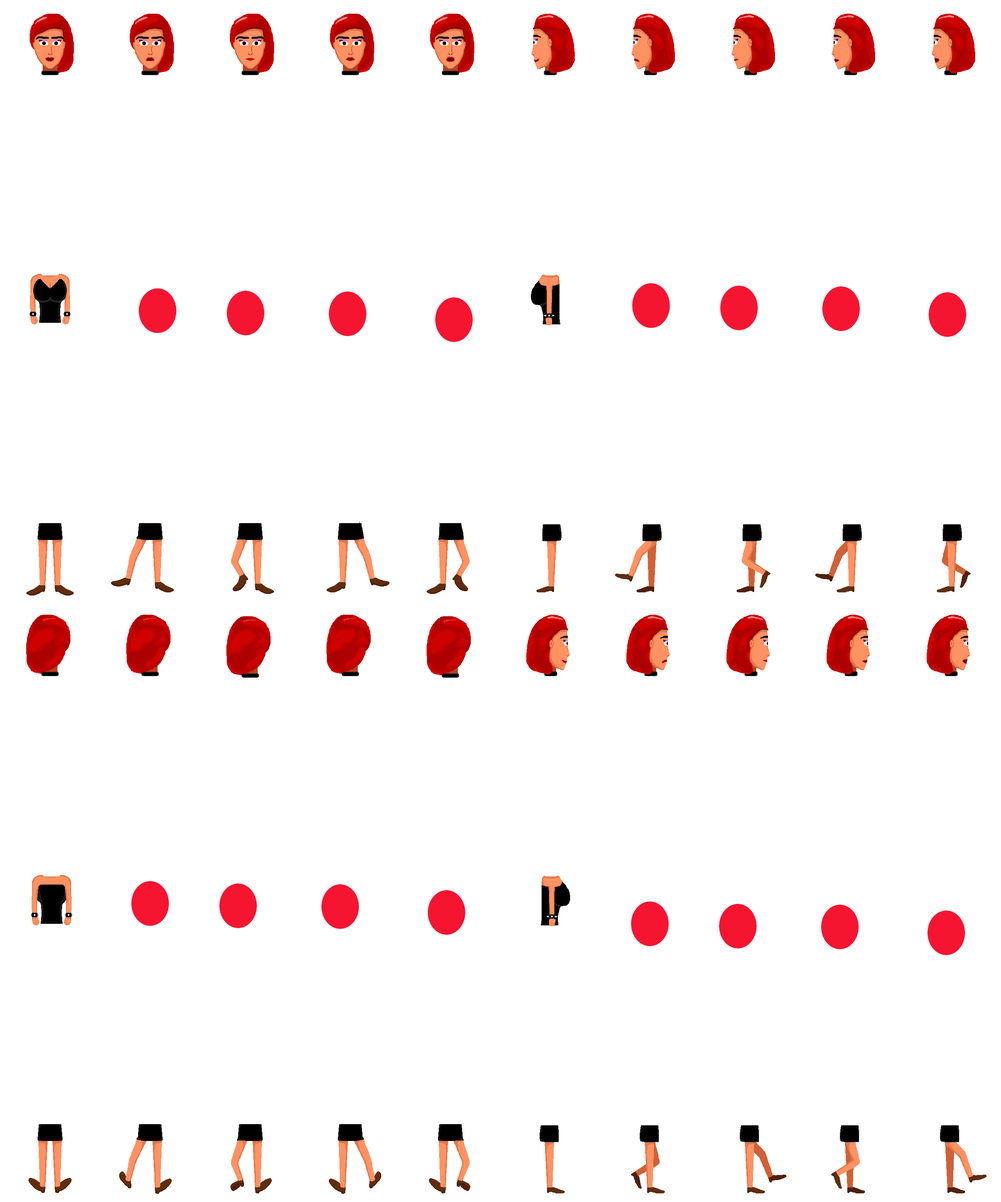
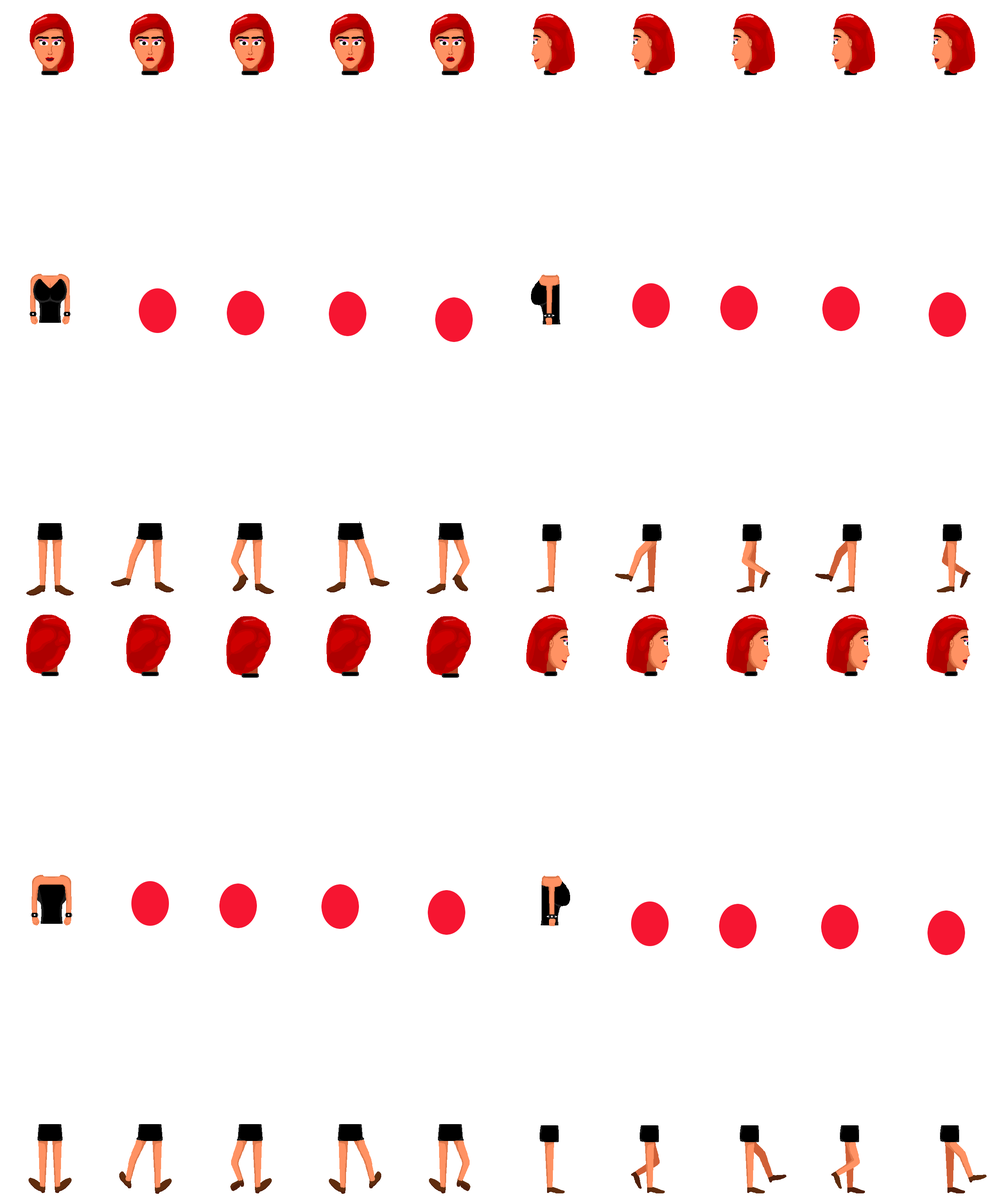
The second 1001 x 1202 image is a revision of the first. Changes to its layers:
painted on "Background" over (544, 646, 954, 675)
